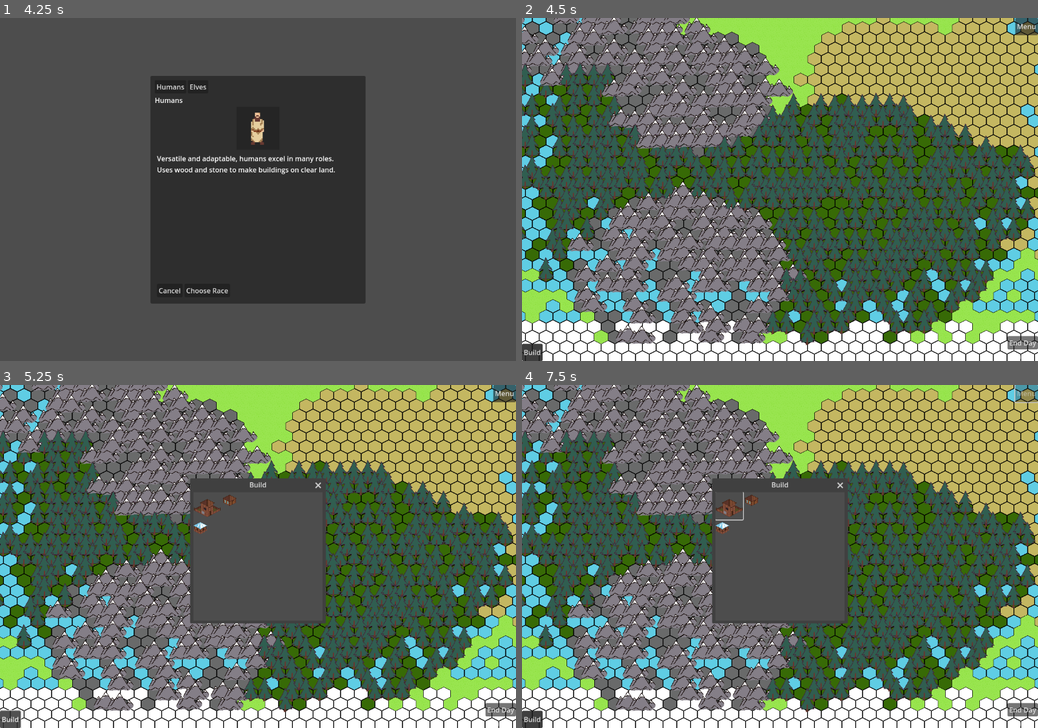
Above: before the commit, frames 1-4 (two rows, left to right).
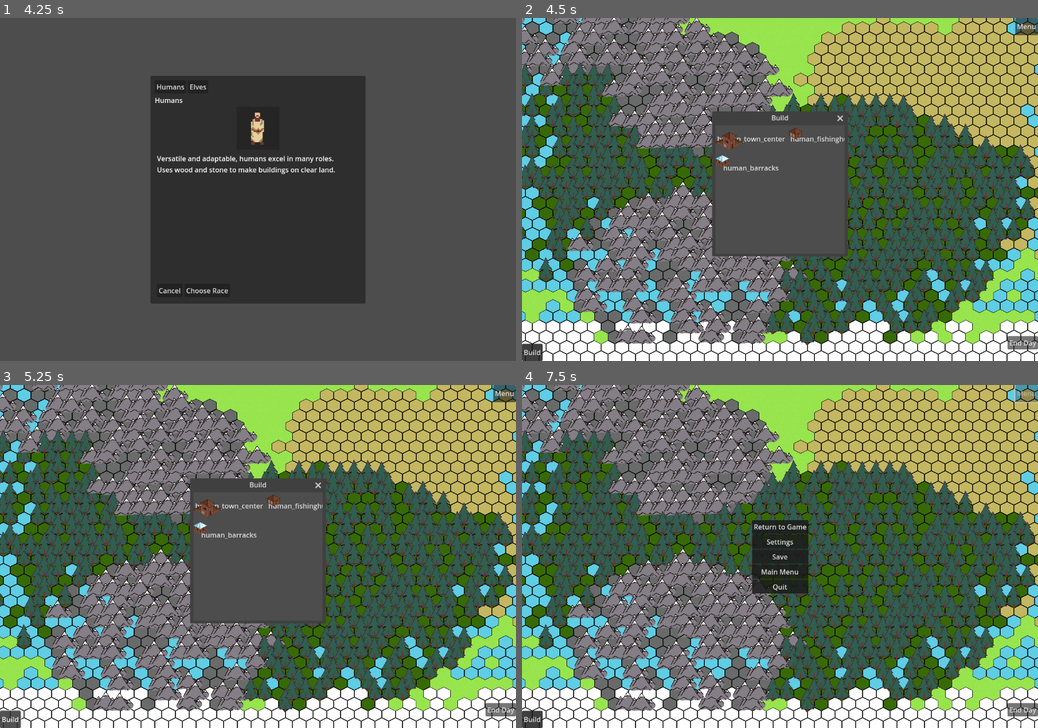
Above: after the commit, the same moments.

Repository: DraxDean/Cursr
Game: Godot game, scene res://scenes/main/main_menu_scene.tscn
The game is run twice, just before and just after one commit, with the same random seed, the same clock (stepped at 60 frames per second) and the same inputs.
Inputs (mouse positions are in pixels of both pictures, inside the frame that each line leads up to; where the layout moved, square brackets give the same spot in the first picture):
- Up to frame 1 (4.25 s): click "New Game" at 0.5 s; click (263, 124) at 1.27 s; type "12" at 1.35 s; click (263, 141) at 1.5 s; type "12" at 1.58 s; click (283, 192) at 1.73 s; type "12" at 1.82 s; click (294, 210) at 2.02 s; type "12" at 2.1 s; click (294, 223) at 2.25 s; type "12" at 2.33 s; click (273, 237) at 2.48 s; type "12" at 2.57 s; click (288, 254) at 2.77 s; type "12" at 2.85 s; click "Confirm" at 3.5 s
- Up to frame 2 (4.5 s): click "Choose Race" at 4.25 s
- Up to frame 3 (5.25 s): click "Build" at 5 s
- Up to frame 4 (7.5 s): click "End Day" at 5.75 s; click "Menu" at 6.5 s; click (749, 505) [728, 505] at 7.25 s

Frame 1 is identical in both runs. In frame 2, 9.9% of the frame differs, in the area x 36-64%, y 27-70%; in frame 3, 0.3%; in frame 4, 10%.

Commit message:
Building Selectro Scene
Made own scene and still having input issues

Diff:
--- a/scenes/main/game_scene.tscn
+++ b/scenes/main/game_scene.tscn
@@ -208,16 +208,6 @@
 layout_mode = 2
 text = "Cancel"
 
-[node name="BuildWindow" type="Window" parent="UI_Layer"]
-title = "Build"
-initial_position = 2
-size = Vector2i(300, 300)
-
-[node name="BuildingGrid" type="GridContainer" parent="UI_Layer/BuildWindow"]
-offset_right = 40.0
-offset_bottom = 40.0
-columns = 2
-
 [node name="Camera2D" type="Camera2D" parent="."]
 
 [node name="MapObjects" type="Node2D" parent="."]
--- /dev/null
+++ b/scenes/ui/building_selector.tscn
@@ -0,0 +1,9 @@
+[gd_scene load_steps=2 format=3 uid="uid://dkacrnegvgwux"]
+
+[ext_resource type="Script" uid="uid://b0gs76kf2mkug" path="res://scripts/ui/building_selector.gd" id="1_bpkx7"]
+
+[node name="Window" type="Window"]
+title = "Build"
+initial_position = 2
+size = Vector2i(300, 300)
+script = ExtResource("1_bpkx7")
--- a/scripts/main/game.gd
+++ b/scripts/main/game.gd
@@ -77,8 +77,6 @@
 		"building_grid": $UI_Layer/BuildWindow/BuildingGrid
 	}
 	ui_manager.setup(ui_nodes)
-	if not ui_manager.building_grid:
-		printerr("Error: BuildingGrid node not found!")
 
 	print("Game: Setting up MapObjectManager...")
 	var forest_coords = Vector2i(0, 4); var mountain_coords = Vector2i(0, 3) # Corrected coords
@@ -116,7 +114,7 @@
 #	Build Modal Connections
 	var open_build_btn = get_node_or_null("UI_Layer/CommandsContainer/HBoxContainer/OpenBuildButton")
 	if open_build_btn: open_build_btn.pressed.connect(ui_manager.open_build_window)
-	else: push_error("Game: QuitButton not found for connection.")
+	else: push_error("Game: OpenBuildButton not found for connection.")
 
 #	Turn connections
 	var end_day_btn = get_node_or_null("UI_Layer/TurnControlsContainer/TurnVBox/EndDayButton")
--- a/scripts/managers/ui_manager.gd
+++ b/scripts/managers/ui_manager.gd
@@ -10,17 +10,9 @@
 var confirm_save_button: Button
 var confirm_no_save_button: Button
 var confirm_cancel_button: Button
-
-var build_window: Window
 var open_build_button: Button
-var building_grid: GridContainer
-
-var building_list = [
-	{"name": "human_town_center", "path": "res://assets/sprites/human_towncentre.png"},
-	{"name": "human_fishinghut", "path": "res://assets/sprites/human_fishinghut.png"},
-	{"name": "human_barracks", "path": "res://assets/sprites/human_barracks.png"}
-
-]
+var building_window;
+
 
 # State
 var _pending_action: String = "" # "quit", "main_menu"
@@ -44,16 +36,7 @@
 	confirm_save_button = ui_nodes.get("confirm_save_button")
 	confirm_no_save_button = ui_nodes.get("confirm_no_save_button")
 	confirm_cancel_button = ui_nodes.get("confirm_cancel_button")
-
-	build_window = ui_nodes.get("build_window")
 	open_build_button = ui_nodes.get("open_build_button")
-	building_grid = ui_nodes.get("building_grid")
-
-	# --- DEBUG: Validate critical node references ---
-	print("UIManager Setup: modal_menu_panel valid? ", is_instance_valid(modal_menu_panel))
-	print("UIManager Setup: confirmation_panel valid? ", is_instance_valid(confirmation_panel))
-	print("UIManager Setup: build_window valid? ", is_instance_valid(build_window))
-	print("UIManager Setup: building_grid valid? ", is_instance_valid(building_grid))
 
 	# --- END DEBUG ---
 
@@ -66,9 +49,15 @@
 	modal_menu_panel.hide()
 	confirmation_panel.process_mode = Node.PROCESS_MODE_WHEN_PAUSED
 	confirmation_panel.hide()
-	build_window.process_mode = Node.PROCESS_MODE_WHEN_PAUSED
-	build_window.hide()
-	populate_building_grid()
+
+	print("UIManager: Starting Building Selector Setup");
+	var building_window = preload("res://scenes/ui/building_selector.tscn").instantiate();
+	add_child(building_window);
+	building_window.setup();
+	building_window.building_selected.connect(_on_building_selected);
+	building_window.process_mode = Node.PROCESS_MODE_WHEN_PAUSED;
+	#building_window.hide()
+	print(building_window);
 
 	# Connect internal signals here
 	_connect_confirmation_signals()
@@ -191,57 +180,19 @@
 
 func open_build_window():
 	print("UIManager: open_build_window called.") # DEBUG
-	if not is_instance_valid(build_window): push_error("UIManager: Cannot open build window, window invalid!"); return # DEBUG
+	if not is_instance_valid(building_window): push_error("UIManager: Cannot open building window, window invalid!"); return # DEBUG
 	confirmation_panel.hide() # Ensure confirmation is hidden
 	modal_menu_panel.hide()
-	if not build_window.visible:
-		build_window.show()
+	if not building_window.visible:
+		building_window.show()
 	else:
-		build_window.hide()
-
-func filter_building_list():
-	print("UIManager: filtering building list.")
-	return building_list
-
-func populate_building_grid():
-	print("UIManager: populate building list.")
-	for building_data in filter_building_list():
-		var button = Button.new()
-		button.name = building_data.name + "_button" # Give the button a unique name
-		button.flat = true # Optional: Make the button appear flat
-
-		var texture_rect = TextureRect.new()
-		var texture = load(building_data.path)
-		if texture is Texture2D or texture is CompressedTexture2D: # Check if loading was successful
-			texture_rect.texture = texture # Assign the loaded texture to the TextureRect
-			button.add_child(texture_rect)
-
-			# Set a minimum size for the button to accommodate the image
-			button.custom_minimum_size = Vector2(64, 64); # Adjust multiplier as needed for padding
-			#button.stretch_mode = TextureButton.STRETCH_SCALE;
-
-			# Store the building data in the button's metadata or a custom property
-			button.set_meta("building_data", building_data);
-			print("UIManager: Connecting button data: ", building_data);
-			button.pressed.connect(_on_building_button_pressed.bind(building_data));
-			#print("UIManager: Signal connected successfully for button: ", button.name);
-			#print("Button type: ", button.get_class())
-			#print("Button disabled: ", button.disabled)
-			#print("Button mouse filter: ", button.mouse_filter)
-			#print("Connected signals: ", button.pressed.get_connections())
-
-
-			building_grid.add_child(button);
-		else:
-			printerr("Error loading texture:", building_data.path);
-			button.text = "Error" # Show an error on the button
-	for child in building_grid.get_children():
-		print("UIManager: Added button: ", child.name, " (Type:", child.get_class(), ")")
-
-func _on_building_button_pressed(building_data):
-	print("UIManager: Function called!") # This should appear first
-	print("UIManager: Selected Building: ", building_data)
-	emit_signal("building_selected", building_data)
+		building_window.hide()
+
+
+
+func _on_building_selected(building_data):
+	print("Main scene received: ", building_data)
+
 
 # --- Public Method Called by game.gd after Save Success ---
 
--- /dev/null
+++ b/scripts/ui/building_selector.gd
@@ -0,0 +1,64 @@
+extends Window
+
+signal building_selected(building_data)
+
+var building_grid;
+
+var building_list = [
+	{"name": "human_town_center", "path": "res://assets/sprites/human_towncentre.png"},
+	{"name": "human_fishinghut", "path": "res://assets/sprites/human_fishinghut.png"},
+	{"name": "human_barracks", "path": "res://assets/sprites/human_barracks.png"}
+
+]
+
+func _on_building_button_pressed(building_data):
+	print("Building selected: ", building_data)
+	building_selected.emit(building_data)
+	queue_free()  # Close the window
+
+func filter_building_list():
+	print("UIManager: filtering building list.")
+	return building_list
+
+func setup():
+	print("Building Selector: Setup...")
+
+	building_grid = GridContainer.new()
+	building_grid.columns = 2  # Set number of columns
+
+	# Add it to the scene (assuming you have a parent container)
+	add_child(building_grid)
+
+	print("UIManager: populate building list.")
+	for building_data in filter_building_list():
+		var button = Button.new()
+		button.name = building_data.name + "_button" # Give the button a unique name
+		button.text = building_data.name
+		button.flat = true # Optional: Make the button appear flat
+
+		var texture_rect = TextureRect.new()
+		var texture = load(building_data.path)
+		if texture is Texture2D or texture is CompressedTexture2D: # Check if loading was successful
+			texture_rect.texture = texture # Assign the loaded texture to the TextureRect
+			button.add_child(texture_rect)
+
+			# Set a minimum size for the button to accommodate the image
+			button.custom_minimum_size = Vector2(64, 64); # Adjust multiplier as needed for padding
+			#button.stretch_mode = TextureButton.STRETCH_SCALE;
+
+			# Store the building data in the button's metadata or a custom property
+			button.set_meta("building_data", building_data);
+			print("UIManager: Connecting button data: ", building_data);
+			button.pressed.connect(_on_building_button_pressed.bind(building_data));
+			#print("UIManager: Signal connected successfully for button: ", button.name);
+			#print("Button type: ", button.get_class())
+			#print("Button disabled: ", button.disabled)
+			#print("Button mouse filter: ", button.mouse_filter)
+			#print("Connected signals: ", button.pressed.get_connections())
+
+			building_grid.add_child(button);
+		else:
+			printerr("Error loading texture:", building_data.path);
+			button.text = "Error" # Show an error on the button
+	for child in building_grid.get_children():
+		print("UIManager: Added button: ", child.name, " (Type:", child.get_class(), ")")
Not shown, added: scripts/ui/building_selector.gd.uid
